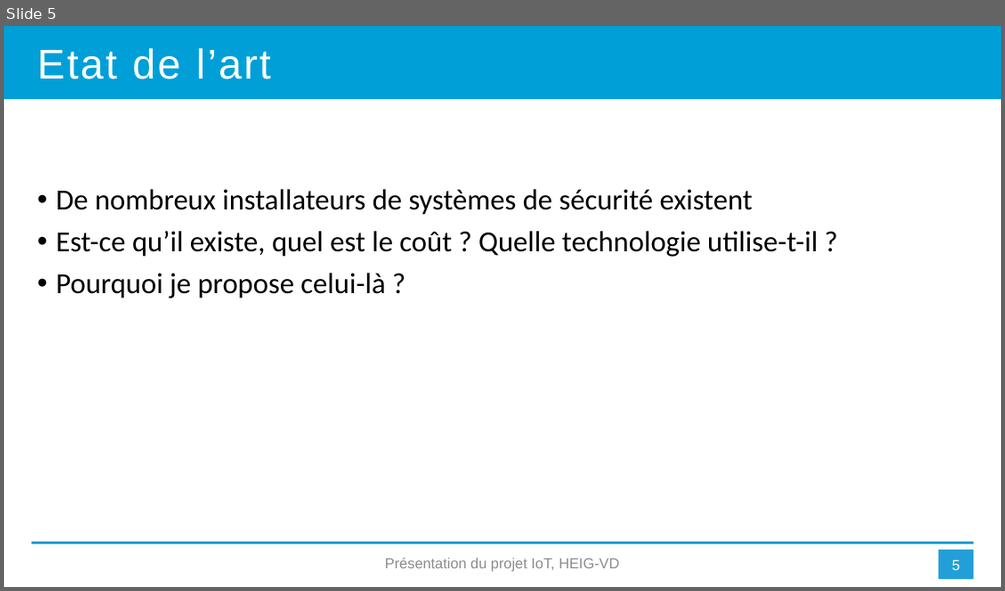
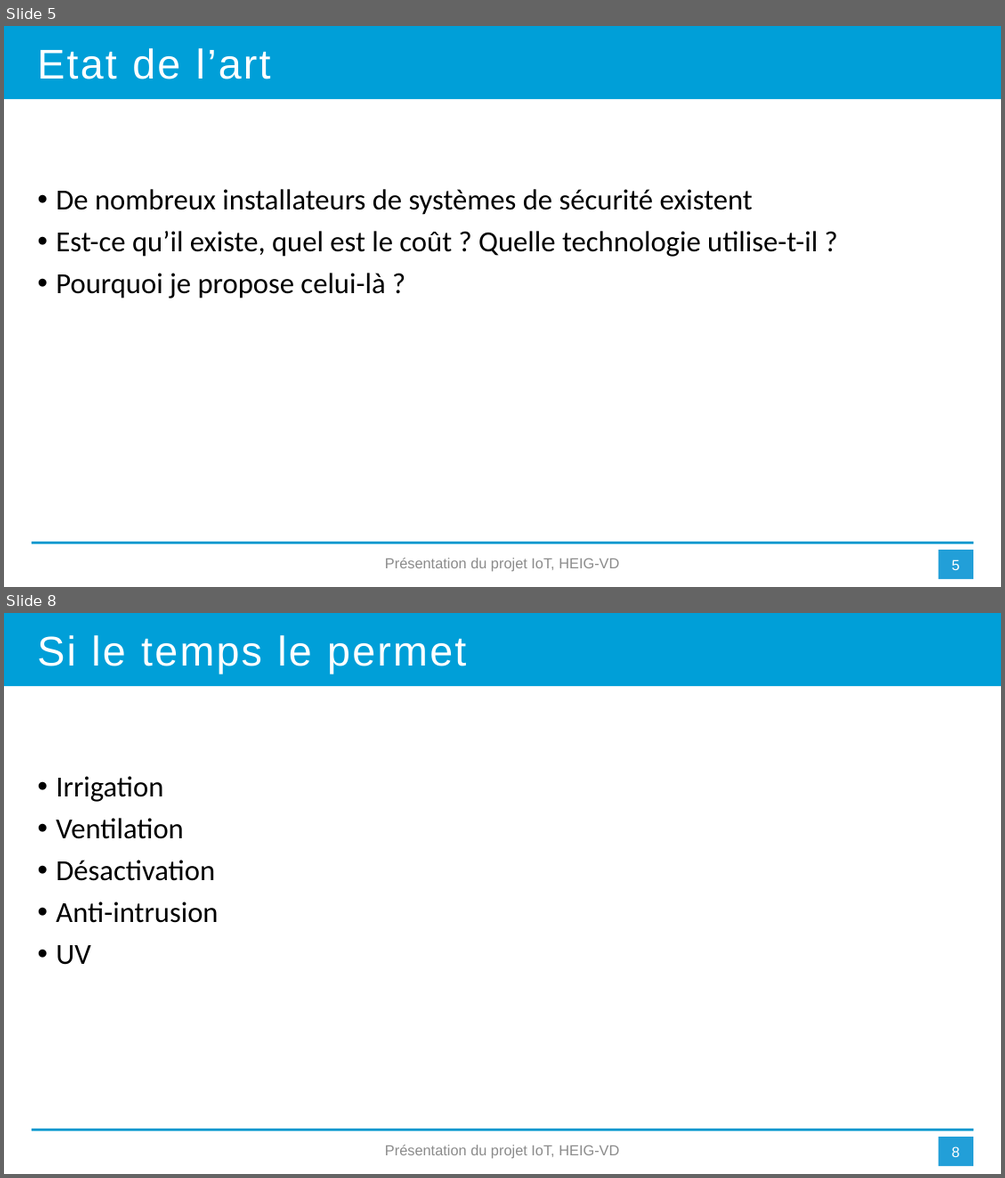
Before and after one commit to MehSalhi/IOT-Project, a slide deck: Projet_Presentation.pptx. Shown one above the other, each under a label of ours: slide 5 before the commit, slides 5 and 8 after it; the slides between them are not shown. The pictures are 1005x591 and 1005x1178 pixels, drawn with LibreOffice and Linux fonts; fonts in the diff are those of the drawing. Boxes give left, top, right and bottom in pixels: in the first picture for what was removed or moved away, otherwise in the second. Text is boxed around its words. In the diff, an @@ line names an element or a change of style, - is before the commit and + after.

```diff
--- a/Projet_Presentation.pptx
+++ b/Projet_Presentation.pptx
@@ slide 8 added at box(4, 613, 1001, 1174), background #FFFFFF @@
@@ rectangle added at box(4, 613, 1001, 686), fill #009FD8 @@
@@ text added at box(37, 635, 466, 674), 40 pt, text #FFFFFF @@
+Si le temps le permet
@@ text added at box(56, 776, 218, 965), 28 pt, text #000000 @@
+• Irrigation
+• Ventilation
+• Désactivation
+• Anti-intrusion
+• UV
@@ line added from (32, 1130) to (974, 1130), #0097CE 2.25 pt @@
@@ text added at box(385, 1144, 619, 1158), 14 pt, text #8B8B8B @@
+Présentation du projet IoT, HEIG-VD
@@ page number added at box(938, 1136, 974, 1166), fill #229FD8, 14 pt, text #FFFFFF @@
+8
```
Also in this commit, not shown: 5 other slides changed, 1 other slide added.
